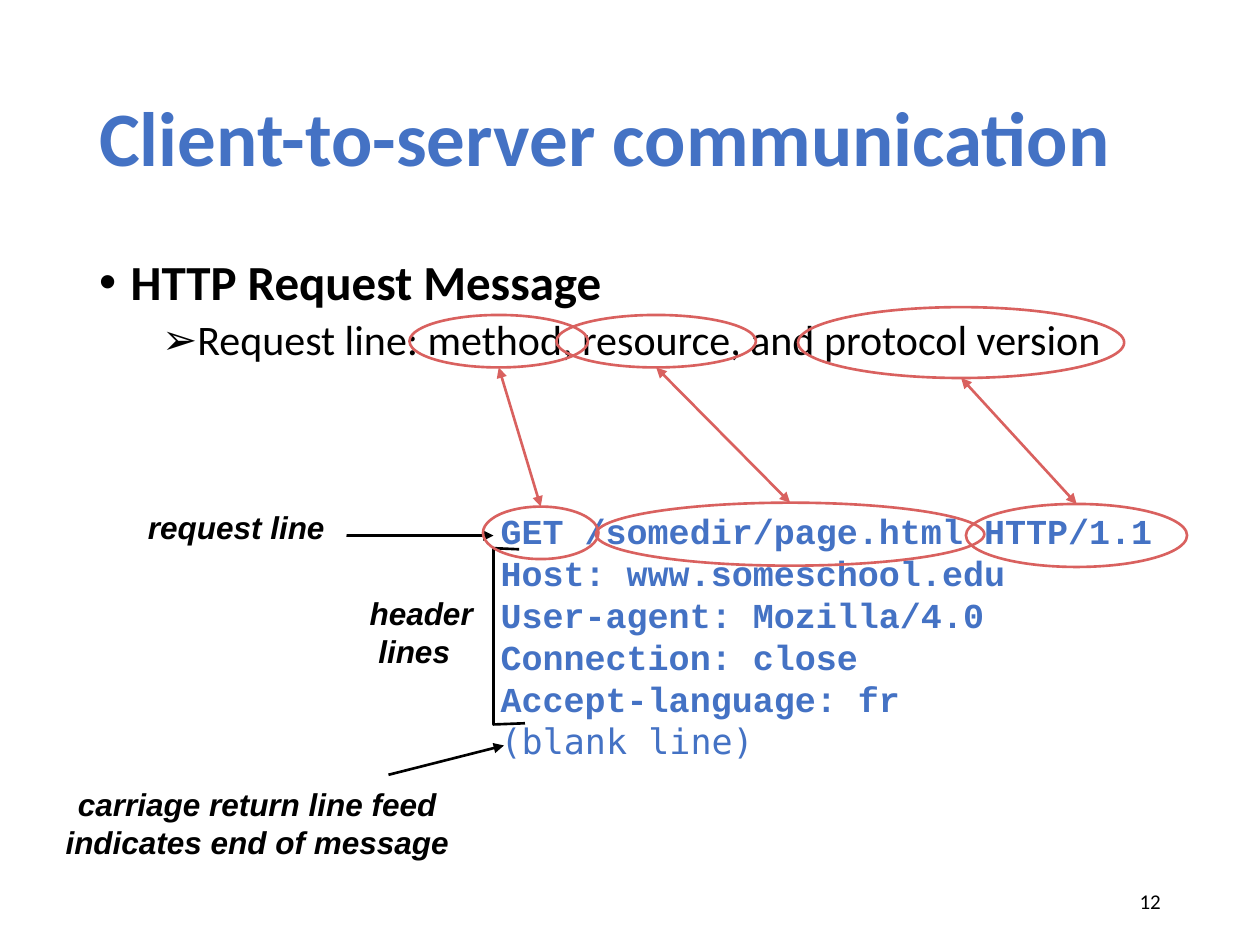
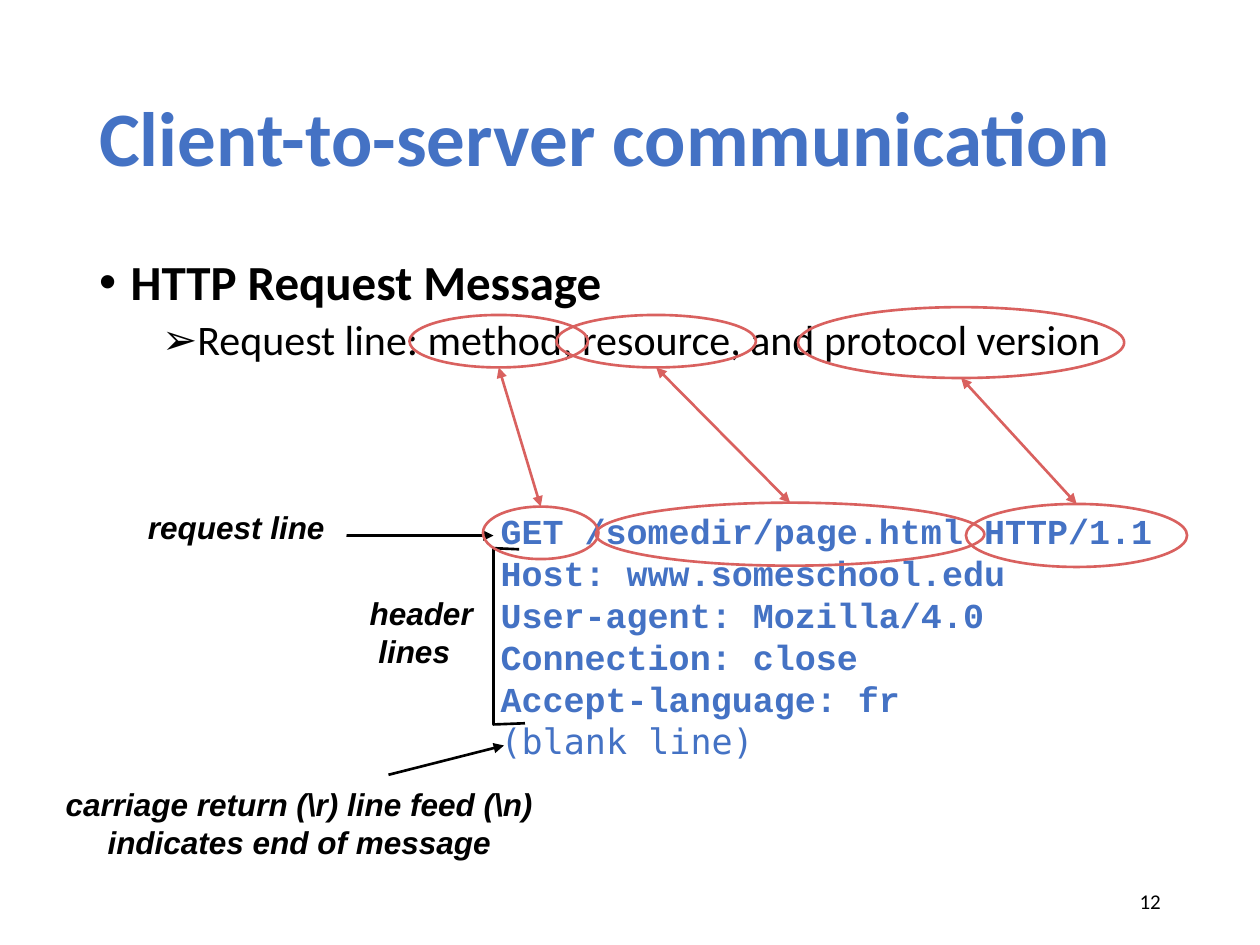
Before and after one commit to xinjin/course-net, a slide deck: slide 12 of slides/lec04_web.pptx. Drawn at 1260x945 pixels with LibreOffice and Linux fonts; fonts in the diff are those of the drawing. Boxes give left, top, right and bottom in pixels: in the first picture for what was removed or moved away, otherwise in the second. Text is boxed around its words. In the diff, an @@ line names an element or a change of style, - is before the commit and + after.

```diff
--- a/slides/lec04_web.pptx
+++ b/slides/lec04_web.pptx
@@ text at (66, 793, 533, 822): text changed @@
-carriage return line feed
+carriage return (\r) line feed (\n)
```
Also in this commit, not shown: 5 other slides changed, 1 slide added, 4 other files.
